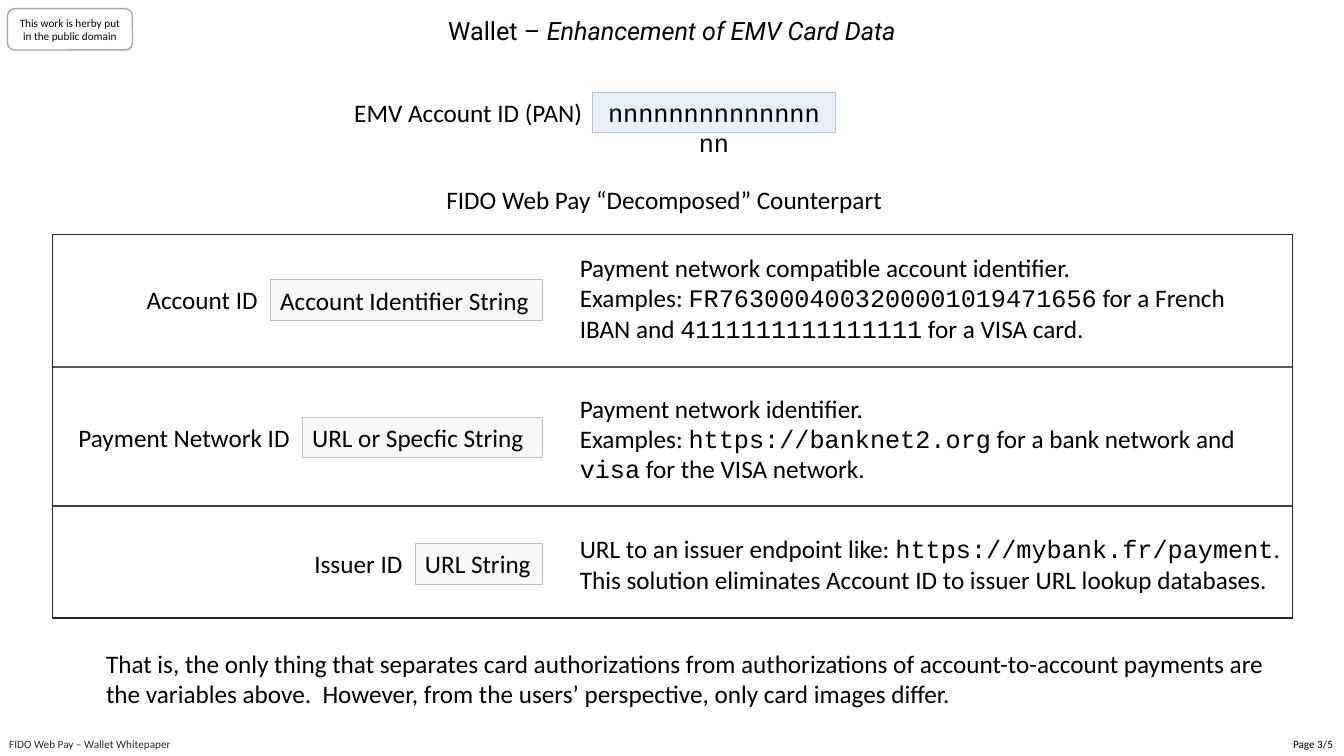
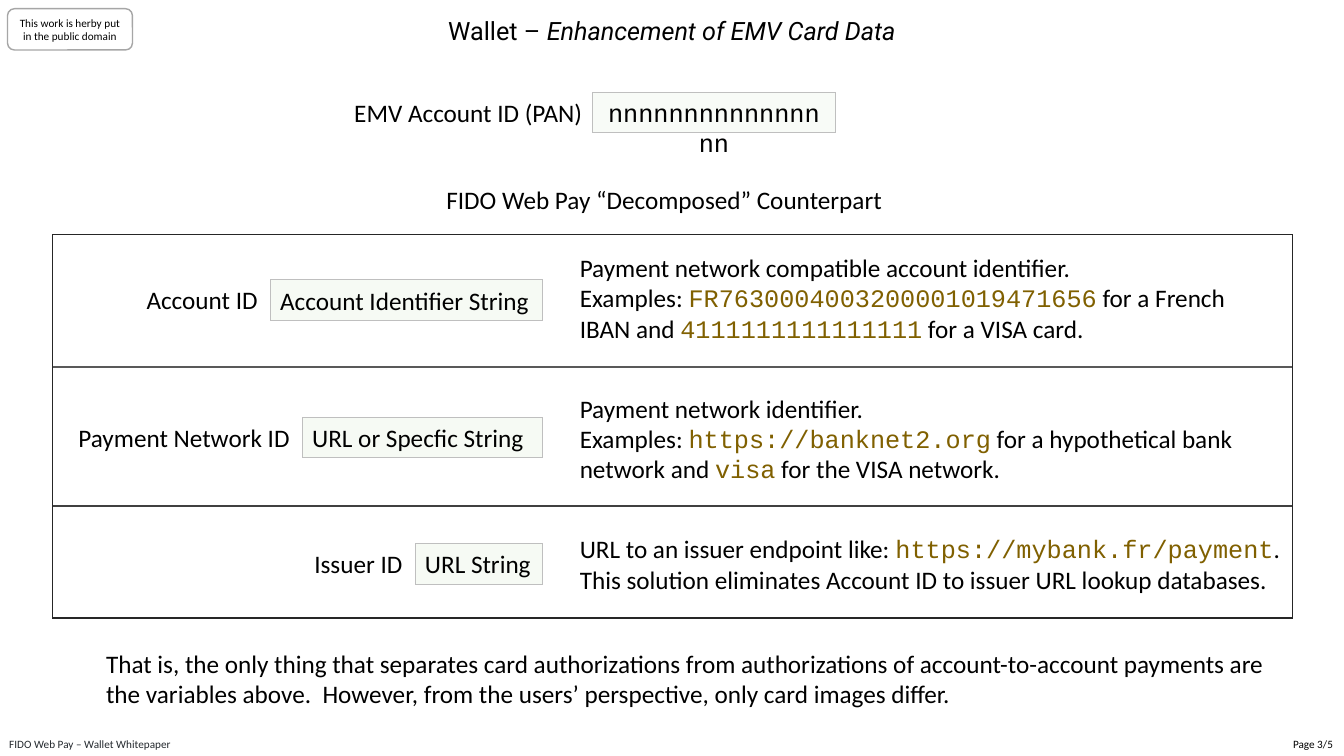
Before and after one commit to fido-web-pay/specification, a slide deck: slide 3 of fido-wallet-whitepaper.pptx. Drawn at 1344x756 pixels with LibreOffice and Linux fonts; fonts in the diff are those of the drawing. Boxes give left, top, right and bottom in pixels: in the first picture for what was removed or moved away, otherwise in the second. Text is boxed around its words. In the diff, an @@ line names an element or a change of style, - is before the commit and + after.

```diff
--- a/fido-wallet-whitepaper.pptx
+++ b/fido-wallet-whitepaper.pptx
@@ rectangle "nnnnnnnnnnnnnnnn" at bbox=[592, 92, 836, 132]: fill #DEEBF7 at 70% opacity to #F6FAF4 at 70% opacity @@
@@ text "Payment network compatible account identifier. ..." at bbox=[580, 259, 1225, 339]: text colour #000000 to #806000 in "FR7630004003200001019471656 4111111111111111" @@
@@ text at bbox=[580, 400, 1232, 479]: text changed @@
-Payment network identifier.
-Examples: https://banknet2.org for a bank network and visa for the VISA network.
+Payment network identifier.
+Examples: https://banknet2.org for a hypothetical bank network and visa for the VISA network.
@@ text at bbox=[580, 540, 1279, 564]: text colour #000000 to #806000 in "https://mybank.fr/payment." @@
```
Also in this commit, not shown: 1 other file.
